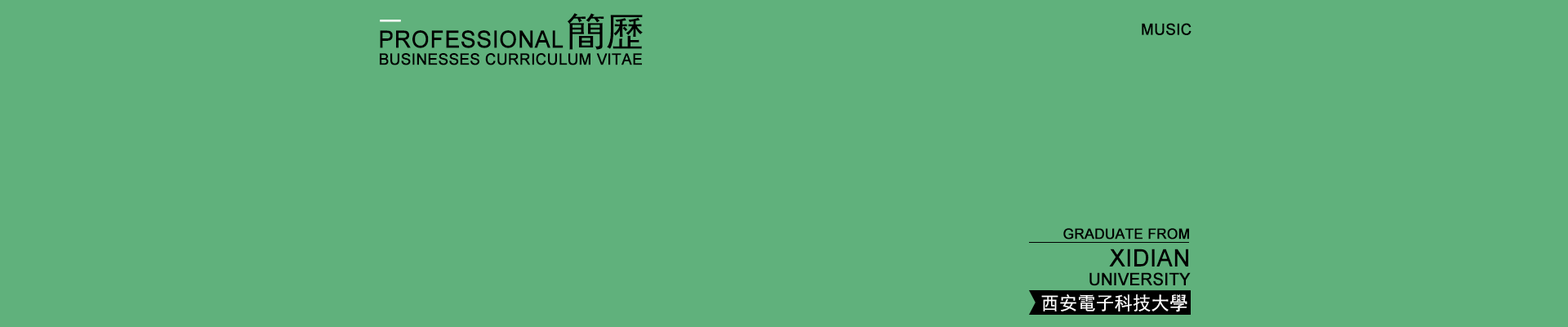
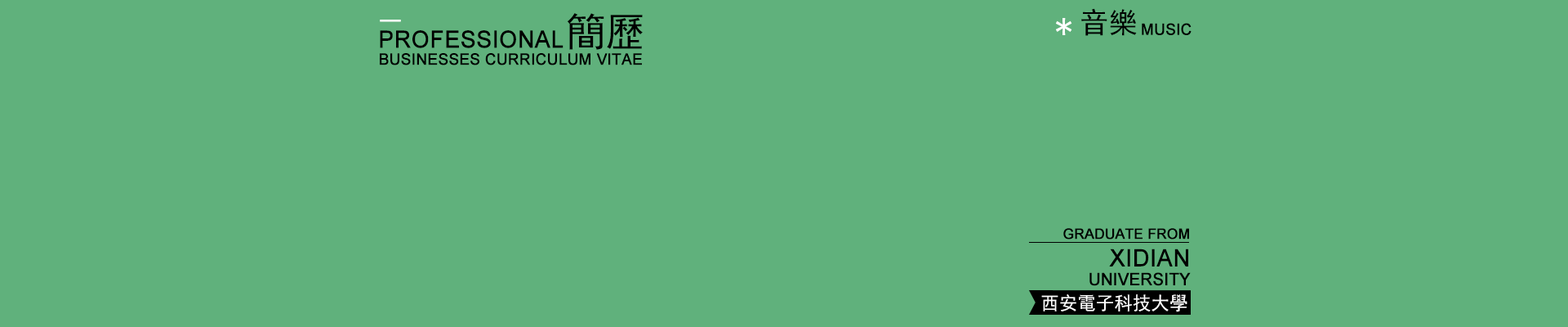
The second 1568×327 image is a revision of the first. Changes to its layers:
added layer "音樂" above "MUSIC" over bbox(1081, 8, 1137, 36)
added layer "*" above "矩形 3 拷贝" over bbox(1055, 17, 1073, 36)
